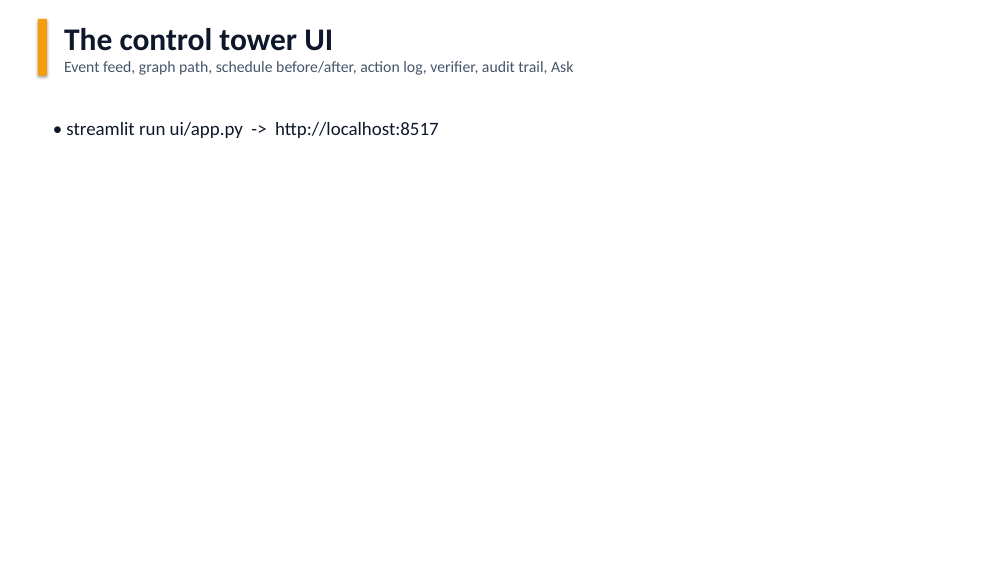
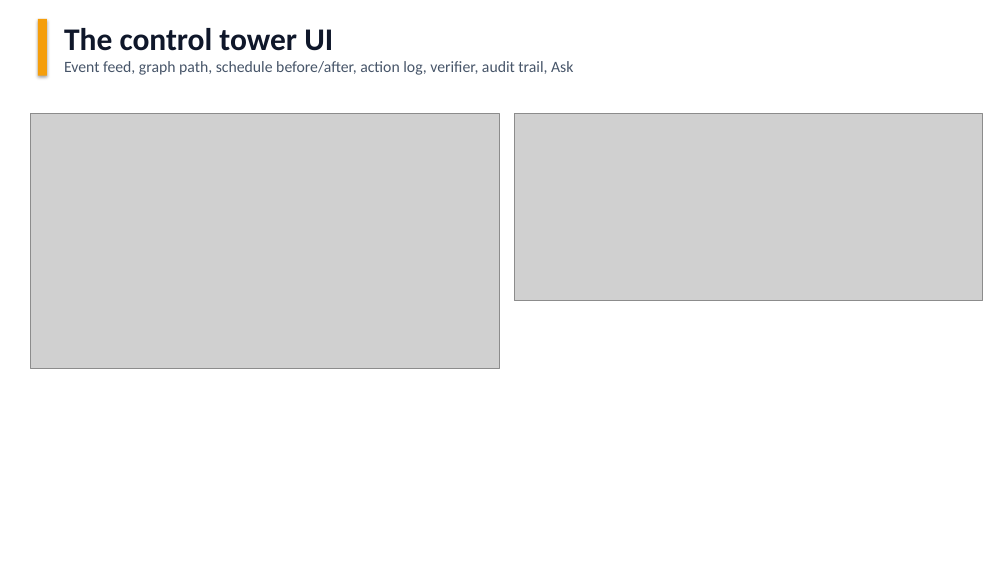
Before and after one commit to Darshil4154/hitachi-highway-control-tower, a slide deck: slide 9 of docs/control_tower_deck.pptx. Drawn at 1008x567 pixels with LibreOffice and Linux fonts; fonts in the diff are those of the drawing; grey boxes stand for pictures. Boxes give left, top, right and bottom in pixels: in the first picture for what was removed or moved away, otherwise in the second. Text is boxed around its words. In the diff, an @@ line names an element or a change of style, - is before the commit and + after.

```diff
--- a/docs/control_tower_deck.pptx
+++ b/docs/control_tower_deck.pptx
@@ picture added at <box>30,113,499,368</box> @@
@@ picture added at <box>514,113,983,301</box> @@
@@ text removed at <box>66,122,438,138</box> @@
-• streamlit run ui/app.py -> http://localhost:8517
```
Also in this commit, not shown: 4 other files.
